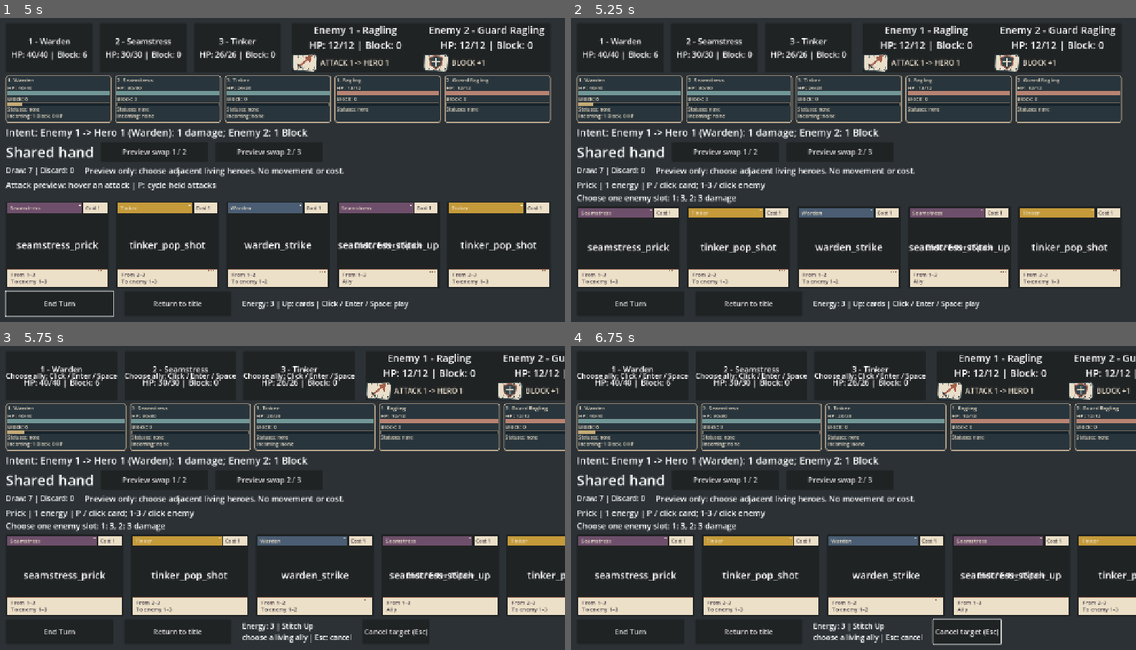
Above: before the commit, frames 1-4 (two rows, left to right).
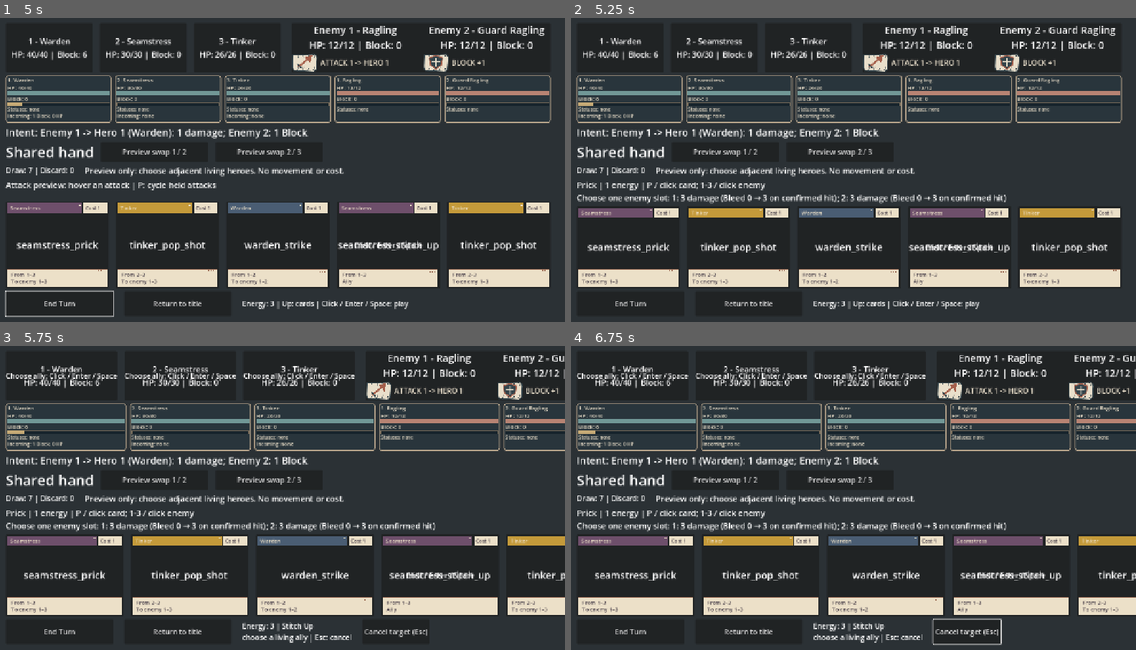
Above: after the commit, the same moments.

Repository: jcoev123-jpg/PatchworkPioneers
Game: Godot game, scene res://scenes/app.tscn
Two runs of this game, one before a commit and one after it. Both use one fixed random seed, a clock stepped at 60 frames per second and the inputs below.
Inputs (mouse positions are in pixels of both pictures, inside the frame that each line leads up to):
- Up to frame 1 (5 s): click "Start run" at 0.5 s; click "Preview swap 1 / 2" at 1.25 s; click "Preview swap 2 / 3" at 2 s; click "End Turn" at 2.75 s; click "Return to title" at 3.5 s; click "Start run" at 4.25 s
- Up to frame 2 (5.25 s): tap Enter (ui_accept) at 5 s; move the mouse to (977, 154) at 5.02 s; hold Up from 5.03 s (still down); tap P at 5.1 s; click (977, 154) at 5.17 s
- Up to frame 3 (5.75 s): keep holding Up; tap Enter (ui_accept) at 5.27 s; tap 3 at 5.3 s
- Up to frame 4 (6.75 s): release Up at 5.75 s; click "Cancel target (Esc)" at 5.75 s; tap Enter (ui_accept) at 6.5 s; move the mouse to (734, 513) at 6.52 s; hold Down from 6.53 s (still down); tap 3 at 6.6 s; click (734, 513) at 6.67 s

Frame 1 is identical in both runs. In frame 2, 0.8% of the frame differs, in the area x 20-78%, y 58-62%; in frame 3, 0.8%; in frame 4, 0.8%.

Commit message:
ChatGPT lane 7 (Chat mode): Show exact Bleed and Weak outcomes for held starter attacks

Diff:
--- a/scripts/live_attack_preview.gd
+++ b/scripts/live_attack_preview.gd
@@ -10,6 +10,7 @@
 var _targeting := CombatAttackTargeting.new()
 var _catalog := StarterCards.new()
 var _play := CombatAttackCards.new()
+var _on_hit := CombatOnHitStatuses.new()
 var last_event: Dictionary = {}
 var _armed: Control
 var _queued := false
@@ -61,16 +62,14 @@
 	if event.keycode != KEY_P:
 		return
 	var panels: Array[Control] = []
-	var ids: Array[String] = []
-	for panel in _bindings:
-		if _eligible(panel):
-			var id := _card_id(panel)
-			if id not in ids:
-				ids.append(id)
-				panels.append(panel)
+	# Cycle actual held instances, not unique IDs: identical copies own their
+	# own input listeners, highlights, and pending selection.
+	for panel in get_parent().hand_view.get_children():
+		if _bindings.has(panel) and _eligible(panel):
+			panels.append(panel)
 	if panels.is_empty():
 		return
-	var index := ids.find(_card_id(_selected))
+	var index := panels.find(_selected)
 	_selected = panels[(index + 1) % panels.size()]
 	_armed = _selected
 	if not _single(_armed):
@@ -251,11 +250,22 @@
 	var definition := _catalog.get_definition(id)
 	var preview := _resolve_attack(app.party, app.enemies, id, 0, true)
 	var targets: PackedStringArray = []
+	# Only attach on-hit counters to recipients accepted by the authoritative
+	# forecast. The adapter describes a *conditional* confirmed hit, not a
+	# future mutation or a promise that the player will cast this card.
+	var additions: Dictionary = _on_hit.status_for_confirmed_hit(id, true) if preview.playable else {}
 	for hit in preview.hits:
-		targets.append("%d: %d" % [hit.position, hit.damage])
-	var description := "Unavailable: no legal targets"
+		var detail := "%d: %d damage" % [hit.position, hit.damage]
+		var enemy: Dictionary = app.enemies.get_enemy(hit.position)
+		var current: Dictionary = enemy.get("statuses", {})
+		for status in additions:
+			var amount: int = additions[status]
+			var previous: int = current.get(status, 0)
+			detail += " (%s %d → %d on confirmed hit)" % [status.capitalize(), previous, previous + amount]
+		targets.append(detail)
+	var description := "Unavailable: no legal targets or energy"
 	if preview.playable:
-		description = ("Choose one enemy slot: " if preview.requires_selection else "All enemies in slots: ") + ", ".join(targets) + " damage"
+		description = ("Choose one enemy slot: " if preview.requires_selection else "All enemies in slots: ") + "; ".join(targets)
 	var controls := "P / click card; 1-3 / click enemy" if _single(_selected) else "P: select; Enter / Space / click card: cast"
 	cue.text = "%s | %d energy | %s\n%s" % [definition.display_name, definition.cost, controls, description]
 
--- a/scripts/live_hand_card_metadata.gd
+++ b/scripts/live_hand_card_metadata.gd
@@ -48,7 +48,8 @@
 			target_text = "No target"
 		_:
 			target_text = "Unknown target"
-	# M01: leave Weak/Bleed for M02 live persistence.
+	# Describe only effects backed by the real confirmed-hit adapter; an
+	# authored counter by itself is not a promise of an applied status.
 	var from_text: String = describe(card_id).get("from_text", "From ?")
 	var effect_parts: Array[String] = []
 	if definition.get("action_kind") == "adjacent_swap":
@@ -61,6 +62,16 @@
 		effect_parts.append("BASE heal %d HP, capped at max HP" % int(effects["heal"]))
 	if effects.has("draw"):
 		effect_parts.append("BASE draw %d card" % int(effects["draw"]))
+	var on_hit := CombatOnHitStatuses.new().status_for_confirmed_hit(card_id, true)
+	for status in ["bleed", "weak"]:
+		if not on_hit.has(status):
+			continue
+		var addition: int = on_hit[status]
+		var rule := "ON CONFIRMED HIT add %s %d" % [status.capitalize(), addition]
+		if status == "bleed" and owner == "seamstress":
+			var authored: int = int(effects.get("bleed", 0))
+			rule += " (authored Bleed %d + Seamstress passive %d)" % [authored, addition - authored]
+		effect_parts.append(rule)
 	var parts: Array[String] = ["%s; %s; %d energy" % [display_name, owner.capitalize(), cost], from_text]
 	if target_text != "No target" and target_text != "Unknown target" and not target_text.is_empty():
 		parts.append(target_text)
--- a/tests/live_attack_preview_test.gd
+++ b/tests/live_attack_preview_test.gd
@@ -106,32 +106,38 @@
 
 func _expected(id: String) -> String:
 	var definition := catalog.get_definition(id)
-	var preview := targeting.get_preview(app.deck, app.party, app.enemies, id)
+	var attacker_statuses: Dictionary = {}
+	for hero in app.party.get_heroes():
+		if hero.id == definition.owner:
+			attacker_statuses = hero.get("statuses", {})
+	var target_statuses := {}
+	for enemy in app.enemies.get_enemies():
+		target_statuses[enemy.position] = enemy.get("statuses", {})
+	# The independent expected text uses the production forecast and the pure
+	# confirmed-hit adapter, never the presenter's string-formatting routine.
+	var forecast: Dictionary = presenter._play.forecast_attack(app.deck, app.party, app.enemies,
+		id, attacker_statuses, target_statuses)
+	var applied: Dictionary = CombatOnHitStatuses.new().status_for_confirmed_hit(id, true) if forecast.playable else {}
 	var slots: PackedStringArray = []
-	for position in preview.target_positions:
-		var owner: String = definition.owner
-		var statuses := {}
-		for hero in app.party.get_heroes():
-			if hero.id == owner:
-				statuses = hero.get("statuses", {})
-		var base: int = definition.effects.damage
-		if owner == "tinker" and not presenter._play._tinker._consumed:
-			base += 3
-		var weak: bool = statuses.get("weak", 0) > 0
-		var exposed: bool = app.enemies.get_enemy(position).get("statuses", {}).get("exposed", 0) > 0
-		var multiplier := 1.125 if weak and exposed else 0.75 if weak else 1.5 if exposed else 1.0
-		slots.append("%d: %d" % [position, int(floor(base * multiplier))])
-	var description := "Unavailable: no legal targets"
-	if preview.playable:
-		description = ("Choose one enemy slot: " if preview.requires_selection else "All enemies in slots: ") + ", ".join(slots) + " damage"
-	var controls := "P / click card; 1-3 / click enemy" if preview.requires_selection or id != "tinker_scrap_bomb" else "P: select; Enter / Space / click card: cast"
+	for hit in forecast.hits:
+		var description := "%d: %d damage" % [hit.position, hit.damage]
+		for status in applied:
+			var previous: int = target_statuses[hit.position].get(status, 0)
+			description += " (%s %d → %d on confirmed hit)" % [
+				status.capitalize(), previous, previous + applied[status]]
+		slots.append(description)
+	var description := "Unavailable: no legal targets or energy"
+	if forecast.playable:
+		description = ("Choose one enemy slot: " if forecast.requires_selection else "All enemies in slots: ") + "; ".join(slots)
+	var controls := "P / click card; 1-3 / click enemy" if definition.target_kind == "enemy_single" else "P: select; Enter / Space / click card: cast"
 	return "%s | %d energy | %s\n%s" % [definition.display_name, definition.cost, controls, description]
 
 
 func _assert_preview(id: String) -> void:
 	if "--inject-wrong-cue" in OS.get_cmdline_user_args():
 		presenter.cue.text = "wrong"
-	_check(presenter._selected == _panel(id), "mounted event selected actual held attack: " + id)
+	_check(is_instance_valid(presenter._selected) and presenter._bindings.has(presenter._selected)
+		and presenter._card_id(presenter._selected) == id, "mounted event selected actual held attack: " + id)
 	_check(presenter.cue.text == _expected(id), "exact catalog name/cost and service targets: " + id)
 	_check(presenter.cue.is_visible_in_tree() and root.get_visible_rect().encloses(presenter.cue.get_global_rect()), "cue readable at 1280x720")
 	_check(presenter.cue.get_line_count() <= 2, "cue fits two readable lines")
@@ -172,7 +178,7 @@
 			var trace: Array = [presenter.cue.text]
 			var held: Array[String] = []
 			for card in app.deck.hand:
-				if card in CombatAttackTargeting.ATTACK_IDS and card not in held:
+				if card in CombatAttackTargeting.ATTACK_IDS:
 					held.append(card)
 			for step in range(held.size() * 2):
 				await _key(KEY_P)
@@ -200,6 +206,9 @@
 			_check(_snapshot() == before, "rebuild and stale callback preserve rules state")
 			await _return()
 	await _forecast_statuses()
+	await _exact_on_hit_stacks()
+	await _duplicate_instances()
+	await _paid_move_refresh()
 	await _negative_cases()
 	await _attacks()
 	await _status_lifecycle()
@@ -797,3 +806,157 @@
 			else:
 				_check(trace == replay, "physical forecast/status/attack replay")
 			await _return()
+
+
+func _exact_on_hit_stacks() -> void:
+	# Controlled held IDs, but mounted scene, resolver, and physical enemy
+	# selection remain the production ones. Never alter the starting deck.
+	for id in ["seamstress_prick", "warden_shield_bash"]:
+		var status := "bleed" if id == "seamstress_prick" else "weak"
+		var addition := 3 if status == "bleed" else 1
+		var cost: int = catalog.get_definition(id).cost
+		for existing in [0, 2] if status == "bleed" else [0, 1]:
+			if not await _start(_seed_for(id)):
+				return
+			app.deck.hand.assign([id])
+			app.deck.combat_state.energy = 3
+			app._refresh_hand()
+			_check(app.enemies.gain_block(1, 10), "status fixture has blocked live recipient")
+			var applications := {1: {"exposed": 1}}
+			if existing > 0:
+				applications[1][status] = existing
+			_check(app.enemies.apply_statuses(applications), "actual enemy counter fixture admitted")
+			for hero in app.party._heroes:
+				if hero.id == catalog.get_definition(id).owner:
+					hero["statuses"] = {"weak": 1}
+			await _frames()
+			var panel = _panel(id)
+			_check(panel != null and panel.gui_input.get_connections().size() == 1,
+				"one held status attack input path: " + id)
+			await _hover(panel)
+			_assert_preview(id)
+			var before := _snapshot()
+			var forecast: Dictionary = presenter._resolve_attack(app.party, app.enemies, id, 0, true)
+			var actual_addition: Dictionary = CombatOnHitStatuses.new().status_for_confirmed_hit(id, true)
+			_check(forecast.playable and not forecast.hits.is_empty()
+				and actual_addition == {status: addition}, "live forecast and pure confirmed-hit adapter agree")
+			var hit_damage: int = forecast.hits[0].damage
+			_check(presenter.cue.text.contains("1: %d damage (%s %d → %d on confirmed hit)" % [
+				hit_damage, status.capitalize(), existing, existing + addition]),
+				"precise selected legal slot damage and additive counter")
+			if id == "seamstress_prick":
+				_check(forecast.hits.size() >= 2 and presenter.cue.text.contains(
+					"2: %d damage (Bleed 0 → 3 on confirmed hit)" % forecast.hits[1].damage),
+					"Prick shows other living legal slot independently")
+			# No preview, keyboard cycling, hover or unsupported target mutates
+			# deck, statuses, intent, outcome or seeded RNG.
+			seed(478)
+			var global_next := randi()
+			seed(478)
+			await _key(KEY_P)
+			await _hover(panel)
+			await _key(KEY_3)
+			_check(_snapshot() == before and randi() == global_next,
+				"noncommitting inputs preserve full state and global RNG")
+			# Re-arm after any invalid attempt, then select the real target.
+			await _choose(id, true)
+			var expected := before.duplicate(true)
+			expected[0].erase(id)
+			expected[2].append(id)
+			expected[3] -= cost
+			expected[6][0].block -= mini(10, hit_damage)
+			expected[6][0].hp -= maxi(0, hit_damage - 10)
+			expected[6][0]["statuses"][status] = existing + addition
+			await _key(KEY_1)
+			_check(_snapshot() == expected, "complete actual confirmed attack transaction with additive stack: " + id)
+			_check(presenter.last_event.ok and presenter.last_event.hits.size() == 1
+				and presenter.last_event.hits[0].statuses == actual_addition
+				and presenter.last_event.hits[0].damage == hit_damage,
+				"committed resolver matches forecast and pure status payload")
+			await _return()
+
+
+func _duplicate_instances() -> void:
+	var id := "seamstress_prick"
+	if not await _start(_seed_for(id)):
+		return
+	app.deck.hand.assign([id, id])
+	app.deck.combat_state.energy = 3
+	app._refresh_hand()
+	await _frames()
+	var first := app.hand_view.get_child(0) as Control
+	var second := app.hand_view.get_child(1) as Control
+	_check(first != second and first.get_child(0).text == id and second.get_child(0).text == id,
+		"controlled duplicate held IDs occupy two real distinct card panels")
+	for panel in [first, second]:
+		_check(presenter._bindings.has(panel) and panel.gui_input.get_connections().size() == 1
+			and panel.mouse_entered.get_connections().size() == 1
+			and panel.mouse_exited.get_connections().size() == 1,
+			"each duplicate owns one independent input, enter and leave callback")
+	var before := _snapshot()
+	await _hover(first)
+	_check(presenter._selected == first, "hover selects first actual copy")
+	await _key(KEY_P)
+	_check(presenter._selected == second and presenter._armed == second,
+		"P selects second real copy instead of deduplicating IDs")
+	_assert_preview(id)
+	await _key(KEY_P)
+	_check(presenter._selected == first and presenter._armed == first,
+		"P wraps to first real copy")
+	await _hover(second)
+	_check(presenter._selected == second, "hover independently updates second copy")
+	_check(_snapshot() == before, "duplicate hover/cycle leaves every model unchanged")
+	await _click(second)
+	await _key(KEY_1)
+	_check(app.deck.hand.count(id) == 1 and app.deck.discard_pile.count(id) == before[2].count(id) + 1
+		and app.deck.energy == 2 and app.enemies.get_enemy(1).get("statuses", {}).get("bleed", 0) == 3,
+		"playing second copy commits exactly one charge, discard and Bleed stack")
+	_check(not presenter._bindings.has(first) and not presenter._bindings.has(second),
+		"hand redraw drops obsolete duplicate listeners")
+	await _return()
+
+
+func _paid_move_refresh() -> void:
+	var replay: Array = []
+	for session in range(2):
+		if not await _start(_seed_for("warden_shield_bash")):
+			return
+		# This is the actual paid adjacent-move card and held Shield Bash,
+		# supplied in the current hand without changing the starter catalog.
+		app.deck.hand.assign(["warden_backstep", "warden_shield_bash"])
+		app.deck.combat_state.energy = 3
+		app._refresh_hand()
+		await _frames()
+		_check(app.party.get_hero(1).id == "warden" and app.party.get_hero(2).id == "seamstress",
+			"starting live owner positions allow Warden's paid adjacent backstep")
+		var bash: Control = _panel("warden_shield_bash")
+		var move: Control = _panel("warden_backstep")
+		_check(move != null and bash != null and targeting.get_preview(
+			app.deck, app.party, app.enemies, "warden_shield_bash").playable,
+			"both move and attack are real held cards, Bash initially playable")
+		await _hover(bash)
+		_assert_preview("warden_shield_bash")
+		var legal_description: String = presenter.cue.text
+		var before := _snapshot()
+		await _click(move)
+		_check(app.deck.energy == before[3] - 1 and app.deck.hand == ["warden_shield_bash"]
+			and app.deck.discard_pile.count("warden_backstep") == before[2].count("warden_backstep") + 1,
+			"real paid adjacent move charges and discards once")
+		_check(app.party.get_hero(2).id == "warden" and app.party.get_hero(1).id == "seamstress",
+			"real move changes current hero positions")
+		bash = _panel("warden_shield_bash")
+		_check(bash != null, "Bash remains held on refreshed panels after move")
+		await _hover(bash)
+		_assert_preview("warden_shield_bash")
+		_check(presenter.cue.text.contains("Unavailable") and not presenter.cue.text.contains("on confirmed hit")
+			and presenter.cue.text != legal_description, "moved owner's rejected Bash never promises Weak")
+		var moved := _snapshot()
+		await _click(bash)
+		await _key(KEY_1)
+		_check(_snapshot() == moved, "invalid post-move attack never spends or applies a stack")
+		var trace := [legal_description, presenter.cue.text, moved]
+		if replay.is_empty():
+			replay = trace
+		else:
+			_check(trace == replay, "same-seed paid move and refreshed attack rejection replay")
+		await _return()
--- a/tests/live_hand_card_metadata_test.gd
+++ b/tests/live_hand_card_metadata_test.gd
@@ -185,8 +185,12 @@
 		elif card_id == "warden_shield_bash":
 			_check(tooltip_text.contains("BASE deal 8 damage"), "exact bash damage: " + card_id)
 			_check(tooltip_text.contains("To one selected enemy 1"), "exact bash target: " + card_id)
+			_check(tooltip_lines.has("BASE deal 8 damage; ON CONFIRMED HIT add Weak 1"),
+				"Shield Bash exact authored confirmed-hit Weak rule, not generic status")
 		elif card_id == "seamstress_prick":
 			_check(tooltip_text.contains("BASE deal 3 damage"), "exact prick damage: " + card_id)
+			_check(tooltip_lines.has("BASE deal 3 damage; ON CONFIRMED HIT add Bleed 3 (authored Bleed 2 + Seamstress passive 1)"),
+				"Prick exact confirmed-hit stack derives authored 2 plus passive 1")
 			_check(tooltip_text.contains("To one selected enemy 1\u20133"), "exact prick target: " + card_id)
 		elif card_id == "seamstress_mend":
 			_check(tooltip_text.contains("BASE heal 5 HP, capped at max HP"), "exact mend heal with cap: " + card_id)
@@ -203,6 +207,9 @@
 		elif card_id == "tinker_tune_up":
 			_check(tooltip_text.contains("BASE draw 1 card"), "exact tune draw: " + card_id)
 			_check(tooltip_text.contains("No target"), "exact tune no target: " + card_id)
+		if card_id in ["warden_strike", "tinker_pop_shot", "tinker_scrap_bomb"]:
+			_check(not tooltip_text.contains("ON CONFIRMED HIT") and not tooltip_text.contains("Bleed")
+				and not tooltip_text.contains("Weak"), "neutral attack never claims a debuff: " + card_id)
 		# Support cards: exact instruction plus appended effect detail.
 		if card_id in SUPPORT_IDS:
 			_check(tooltip_text.begins_with("Click or focus and press Enter / Space to play"), "support exact instruction preserved: " + card_id)
